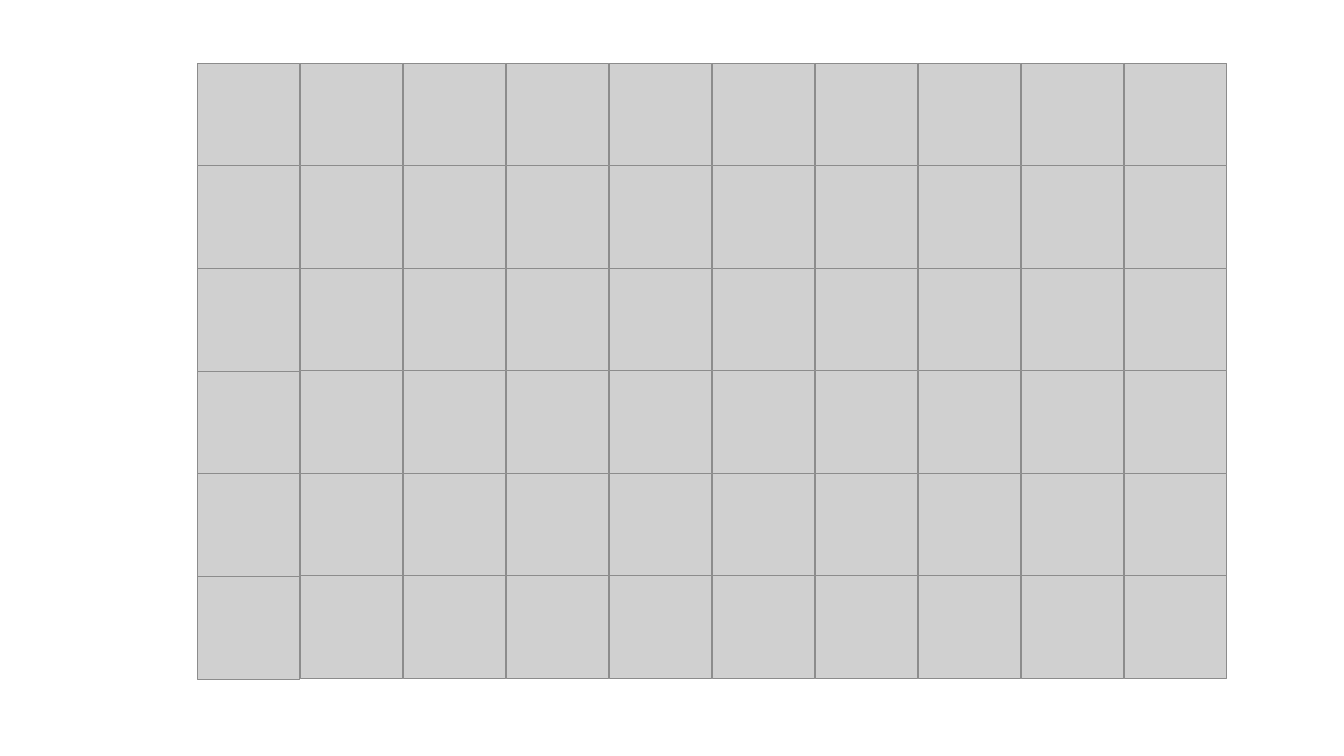
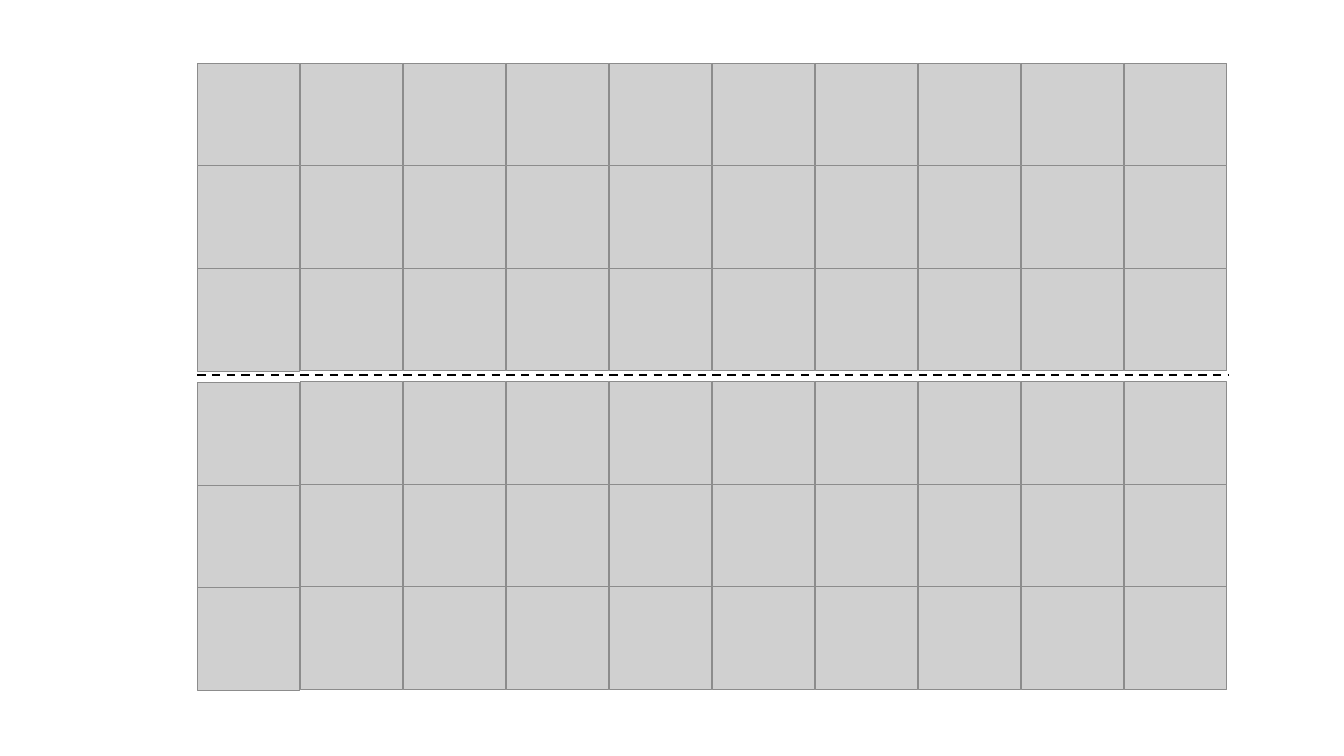
Before and after one commit to lao1a0/Iov-with-FL, a slide deck: slide 1 of 02-23组会/演示文稿1.pptx (slide 2 before the commit). Drawn at 1344x756 pixels with LibreOffice and Linux fonts; fonts in the diff are those of the drawing; grey boxes stand for pictures. Boxes give left, top, right and bottom in pixels: in the first picture for what was removed or moved away, otherwise in the second. Text is boxed around its words. In the diff, an @@ line names an element or a change of style, - is before the commit and + after.

```diff
--- a/02-23组会/演示文稿1.pptx
+++ b/02-23组会/演示文稿1.pptx
@@ line added from (198, 375) to (1229, 375), #000000 1.5 pt dashed @@
@@ 30 pictures: place and size @@
-30 pictures at bbox=[198, 371, 1227, 680]
+30 pictures at bbox=[198, 382, 1227, 691]
```
Also in this commit, not shown: 2 slides added, 2 slides removed, 11 other files.
